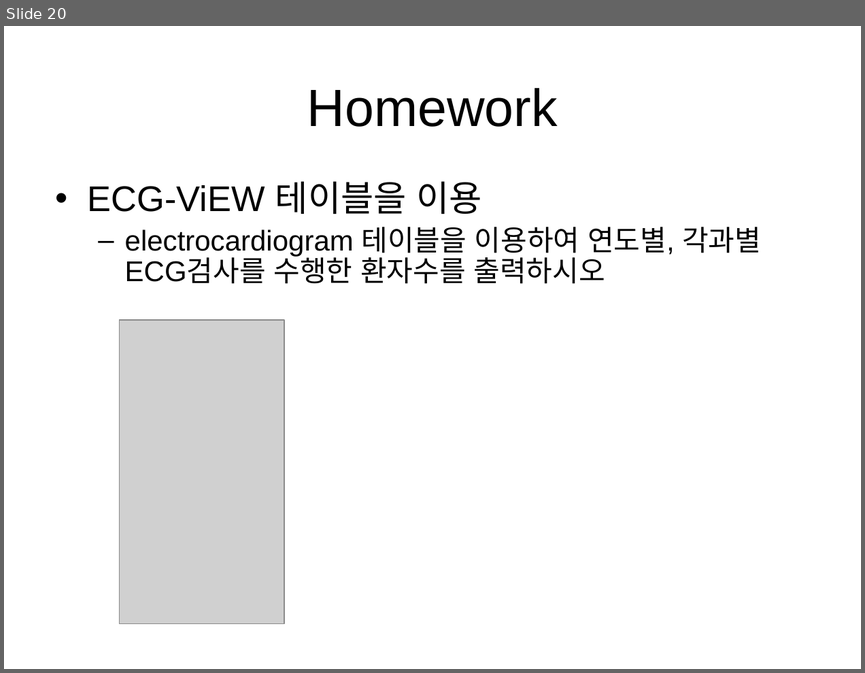
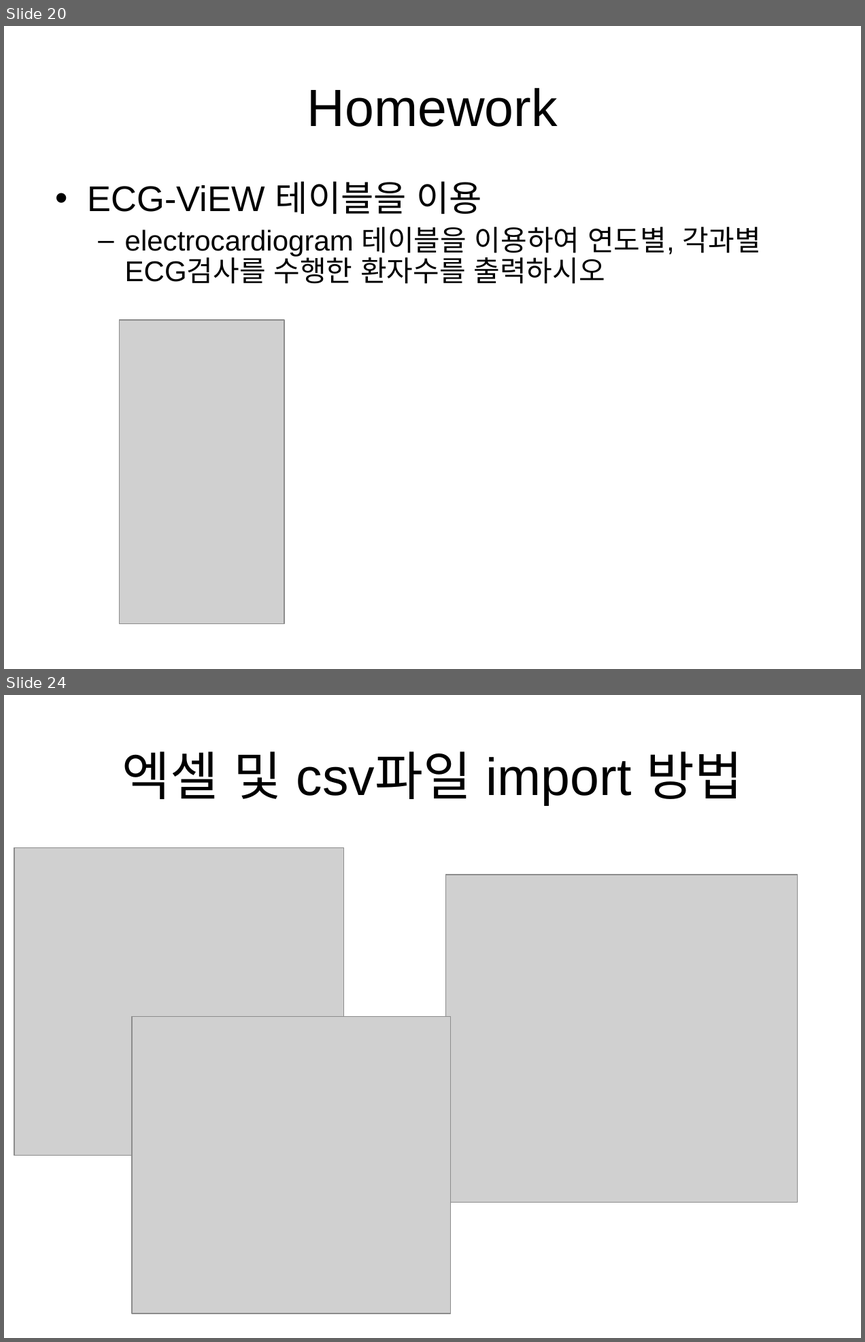
Before and after one commit to ManYoungPark/cpbmi2018, a slide deck: CPBMI_pmy_1st_create_insert_select.ppt. Shown one above the other, each under a label of ours: slide 20 before the commit, slides 20 and 24 after it; the slides between them are not shown. The pictures are 865x673 and 865x1342 pixels, drawn with LibreOffice and Linux fonts; fonts in the diff are those of the drawing; grey boxes stand for pictures; background and template pictures are left out. Boxes give left, top, right and bottom in pixels: in the first picture for what was removed or moved away, otherwise in the second. Text is boxed around its words. In the diff, an @@ line names an element or a change of style, - is before the commit and + after.

```diff
--- a/CPBMI_pmy_1st_create_insert_select.ppt
+++ b/CPBMI_pmy_1st_create_insert_select.ppt
@@ slide 24 added at (4,695,861,1338), background picture (left out) @@
@@ title added at (122,751,742,805), 44 pt, text #000000 @@
+엑셀 및 csv파일 import 방법
@@ picture added at (14,847,344,1155) @@
@@ picture added at (446,875,798,1202) @@
@@ picture added at (132,1016,450,1314) @@
```
Also in this commit, not shown: 2 slides changed, 3 other slides added.
